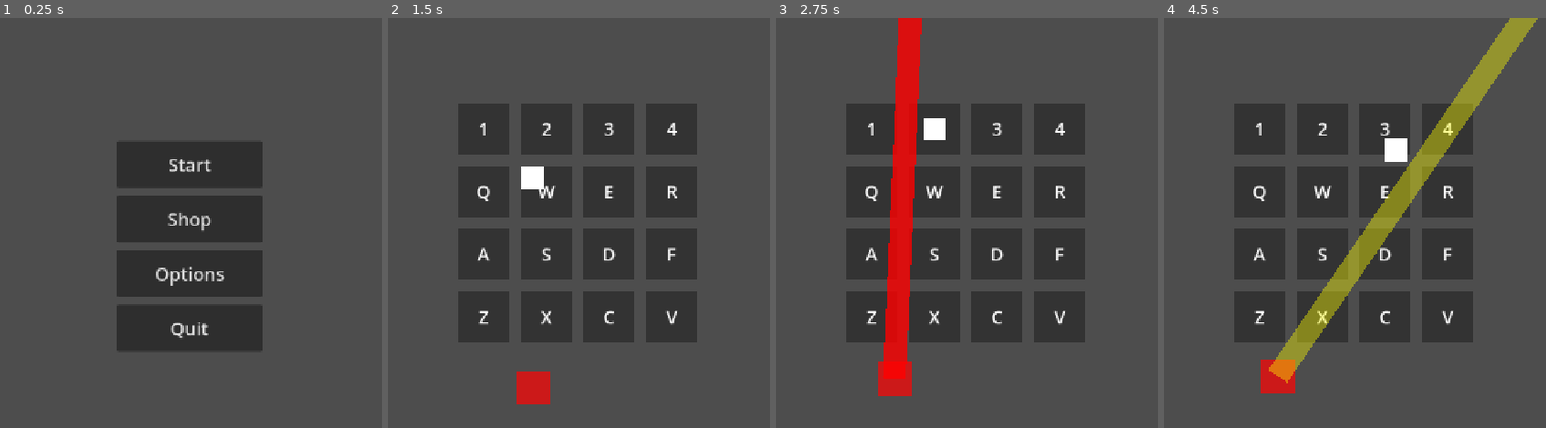
Above: before the commit, frames 1-4 (left to right).
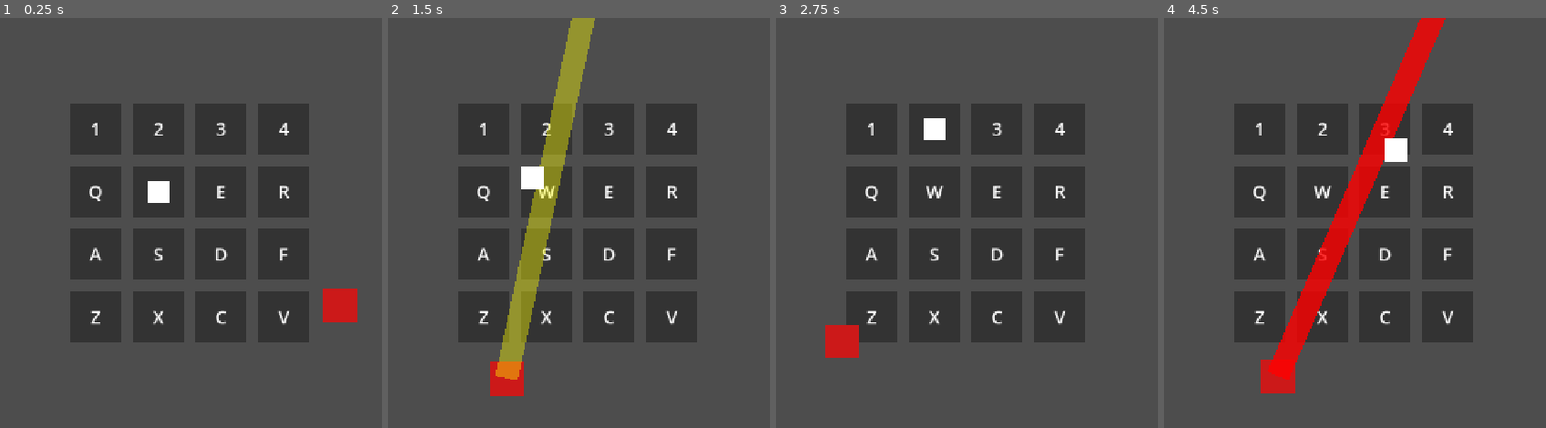
Above: after the commit, the same moments.

Repository: jcote04/CS780Game
Game: Godot game, scene res://scenes/main/main.tscn
Same seed, same stepped clock (60 frames per second), same inputs: the game is played once before the commit and once after it. Before the commit the project starts from res://scenes/main/main_menu.tscn.
Inputs (mouse positions are in pixels of both pictures, inside the frame that each line leads up to):
- Up to frame 1 (0.25 s): no input
- Up to frame 2 (1.5 s): click (579, 165) at 0.5 s, where only the run before the commit has a clickable "Start"; tap Enter at 1.25 s; hold D from 1.28 s (still down); tap 1 at 1.35 s
- Up to frame 3 (2.75 s): release D at 2.03 s; hold S from 2.03 s (still down); tap 2 at 2.1 s
- Up to frame 4 (4.5 s): release S at 2.78 s; hold D 2.78-3.53 s; tap 3 at 2.85 s; hold W 3.53-4.28 s; tap 4 at 3.6 s; hold A from 4.28 s (still down); tap Q at 4.35 s

The runs differ from the first frame. In frame 1, 25% of the frame differs, in the area x 18-94%, y 20-82%; in frame 2, 6.3%; in frame 3, 6.5%; in frame 4, 11%.

Commit message:
made disableQuadrantAttack making quadrant light up when dangerous

Diff:
--- a/project.godot
+++ b/project.godot
@@ -11,7 +11,7 @@
 [application]
 
 config/name="CS780Game"
-run/main_scene="uid://cmhugeq74naru"
+run/main_scene="uid://b7p8b7jhc5vls"
 config/features=PackedStringArray("4.6", "Forward Plus")
 config/icon="res://icon.svg"
 
--- a/scripts/enemies/Boss/boss.gd
+++ b/scripts/enemies/Boss/boss.gd
@@ -20,6 +20,15 @@
 @export var return_speed := 700.0
 @export var laser_attack_chance := 0.5   # 0.5 = 50% laser, 50% charge
 
+# Disable Grid attack
+@export var disable_duration := 5.0
+@export var disable_warn_color := Color(0.8,0,0,0.5)
+@export var disabled_color := Color(0.6,0,0)
+@export var normal_color := Color(0.2,0.2,0.2)
+@export var warn_blinks := 4
+@export var blink_time := 0.2
+@export var quadrant_disabled := false
+
 var player_node
 var grid_node
 var attack_rect: ColorRect
@@ -81,10 +90,19 @@
 					target_speed *= -1
 
 				# Pick attack
-				if randf() < laser_attack_chance:
+				var r = randf()
+
+				if r < 0.5:
 					start_laser_warning()
 				else:
 					start_charge_warning()
+
+				# Try grid attack once
+				if !quadrant_disabled and randf() < 0.25:
+					quadrant_disabled = true
+					start_disable_grid_warning()
+					await get_tree().create_timer(10).timeout
+					quadrant_disabled = false
 
 		"warn":
 			timer -= delta
@@ -117,10 +135,6 @@
 			timer -= delta
 			global_position += charge_dir * charge_speed * delta
 
-			# Optional: check hit on player here
-			# if global_position.distance_to(player_node.global_position) < 40:
-			#     print("Player hit by charge")
-
 			if timer <= 0:
 				boss_visual.color = Color(0.8, 0.1, 0.1)
 
@@ -156,6 +170,24 @@
 	attack_rect.visible = false
 	boss_visual.color = Color(1.0, 0.4, 0.2)
 
+func start_disable_grid_warning():
+
+	var q = randi() % 4
+	var selected = grid_node.quadrants[q]
+
+	for b in range(warn_blinks):
+
+		for i in selected:
+			grid_node.cells[i].color = warn_color
+
+		await get_tree().create_timer(blink_time).timeout
+
+		for i in selected:
+			grid_node.cells[i].color = normal_color
+
+		await get_tree().create_timer(blink_time).timeout
+
+	grid_node.disable_quadrant(q)
 
 func update_attack_rect(color: Color):
 	var world_pos = global_position
--- a/scripts/grid.gd
+++ b/scripts/grid.gd
@@ -11,6 +11,15 @@
 	"A","S","D","F",
 	"Z","X","C","V"
 ]
+@export var quadrants = [
+		[0,1,4,5],
+		[2,3,6,7],
+		[8,9,12,13],
+		[10,11,14,15]
+	]
+
+var cells := []
+var disabled_cells := {}
 
 func _ready():
 	position = get_viewport().get_visible_rect().size / 2
@@ -26,6 +35,7 @@
 		for x in range(cols):
 			# Create ColorRect
 			var cell = ColorRect.new()
+			cells.append(cell)
 			cell.color = Color(0.2, 0.2, 0.2)  # dark gray
 			cell.size = cell_size
 			add_child(cell)
@@ -51,3 +61,19 @@
 			cell.add_child(label)
 
 			index += 1
+
+
+func disable_quadrant(q: int):
+	var selected = quadrants[q]
+
+	for i in selected:
+		if cells[i]:
+			cells[i].color = Color(0.6,0,0)
+			disabled_cells[i] = true
+
+	await get_tree().create_timer(5).timeout
+
+	for i in selected:
+		if cells[i]:
+			cells[i].color = Color(0.2,0.2,0.2)
+			disabled_cells.erase(i)
